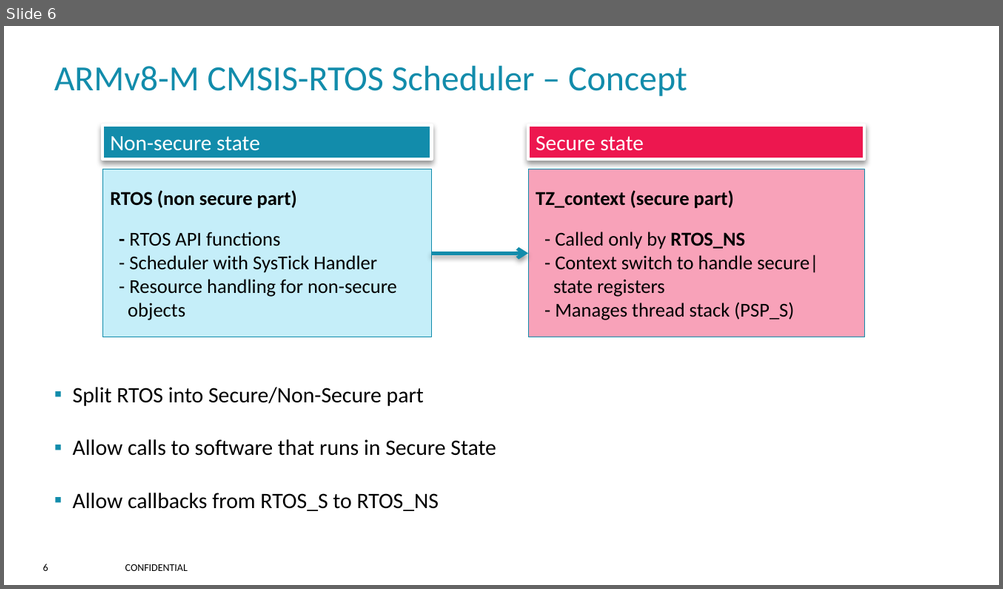
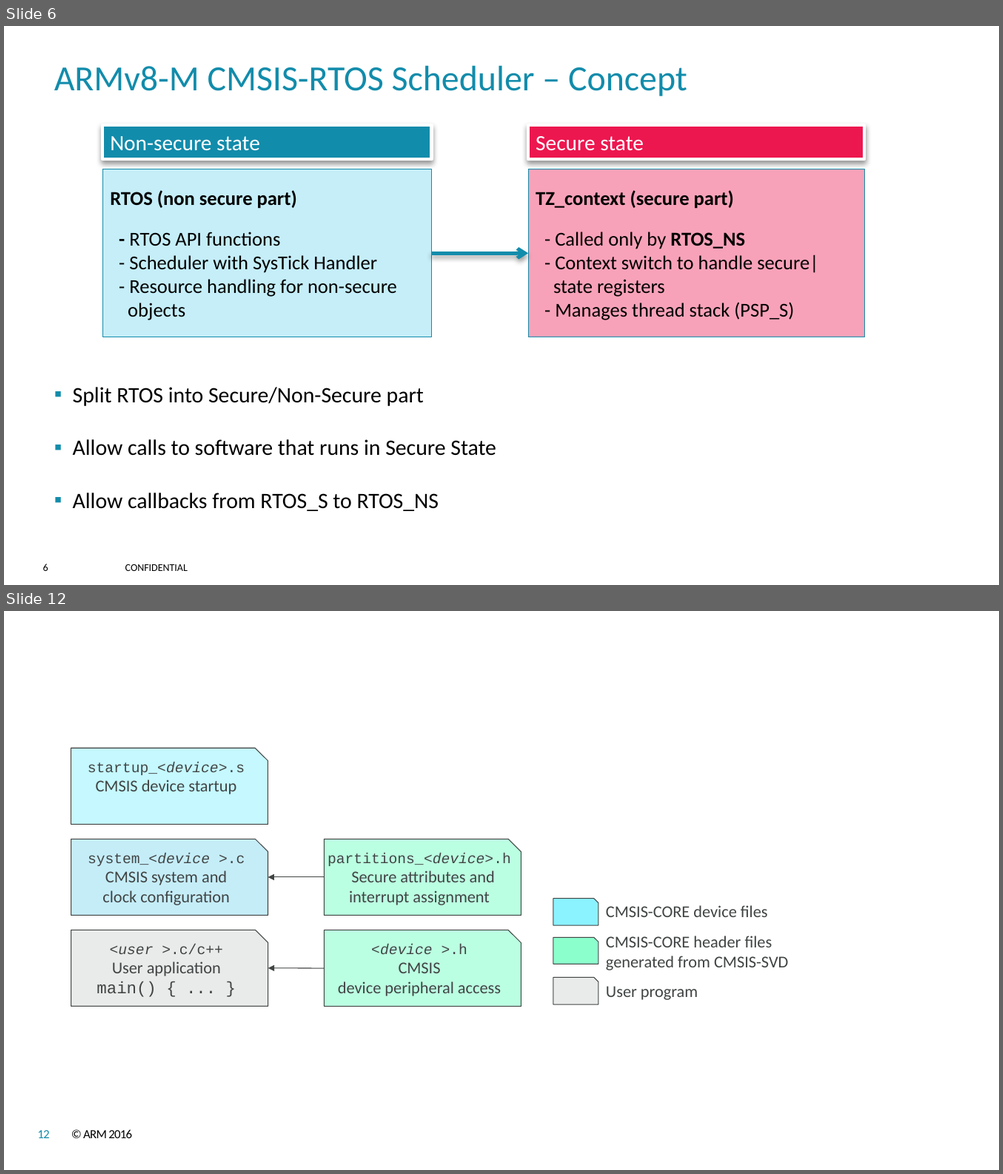
Before and after one commit to JonatanAntoni/CMSIS_6, a slide deck: doxygen/core_m/src/images/ARMv8-M_images.pptx. Shown one above the other, each under a label of ours: slide 6 before the commit, slides 6 and 12 after it; the slides between them are not shown. The pictures are 1003x589 and 1003x1174 pixels, drawn with LibreOffice and Linux fonts; fonts in the diff are those of the drawing; background and template pictures are left out. Boxes give left, top, right and bottom in pixels: in the first picture for what was removed or moved away, otherwise in the second. Text is boxed around its words. In the diff, an @@ line names an element or a change of style, - is before the commit and + after.

```diff
--- a/doxygen/core_m/src/images/ARMv8-M_images.pptx
+++ b/doxygen/core_m/src/images/ARMv8-M_images.pptx
@@ slide 12 added at box(4, 611, 999, 1170), background #FFFFFF @@
@@ snip rect added at box(71, 749, 268, 824), fill #C5F8FF, outline #414444 0.75 pt, 14 pt, text #414444 @@
+startup_<device>.s
+CMSIS device startup
@@ snip rect added at box(71, 840, 268, 915), fill #C5EDF8, outline #414444 0.75 pt, 16 pt, text #414444 @@
+system_<device >.c
+CMSIS system and
+clock configuration
@@ snip rect added at box(324, 840, 521, 915), fill #BBFFE2, outline #414444 0.75 pt, 16 pt, text #414444 @@
+partitions_<device>.h
+Secure attributes and
+interrupt assignment
@@ arrow added from (324, 877) to (268, 877), #414444 0.75 pt @@
@@ snip rect added at box(553, 899, 598, 925), fill #8BF2FF, outline #414444 0.75 pt @@
@@ text added at box(606, 906, 768, 917), 16 pt, text #414444 @@
+CMSIS-CORE device files
@@ snip rect added at box(71, 931, 268, 1006), fill #D5D6D6 at 50% opacity, outline #414444 0.75 pt, 16 pt, text #414444 @@
+<user >.c/c++
+User application
+main() { ... }
@@ snip rect added at box(324, 931, 521, 1006), fill #BBFFE2, outline #414444 0.75 pt, 16 pt, text #414444 @@
+<device >.h
+CMSIS
+device peripheral access
@@ snip rect added at box(553, 938, 598, 965), fill #77FFC4 at 85% opacity, outline #414444 0.75 pt @@
@@ text added at box(606, 936, 788, 971), 16 pt, text #414444 @@
+CMSIS-CORE header files
+generated from CMSIS-SVD
@@ arrow added from (324, 968) to (268, 968), #414444 0.75 pt @@
@@ snip rect added at box(553, 977, 598, 1004), fill #D5D6D6 at 50% opacity, outline #414444 0.75 pt @@
@@ text added at box(606, 986, 697, 1000), 16 pt, text #414444 @@
+User program
@@ page number added at box(37, 1130, 49, 1139), 12 pt, text #128CAB @@
+12
@@ text added at box(83, 1130, 132, 1139), 12 pt, text #000000 @@
+© ARM 2016
```
Also in this commit, not shown: 5 other slides added, 6 other files.
